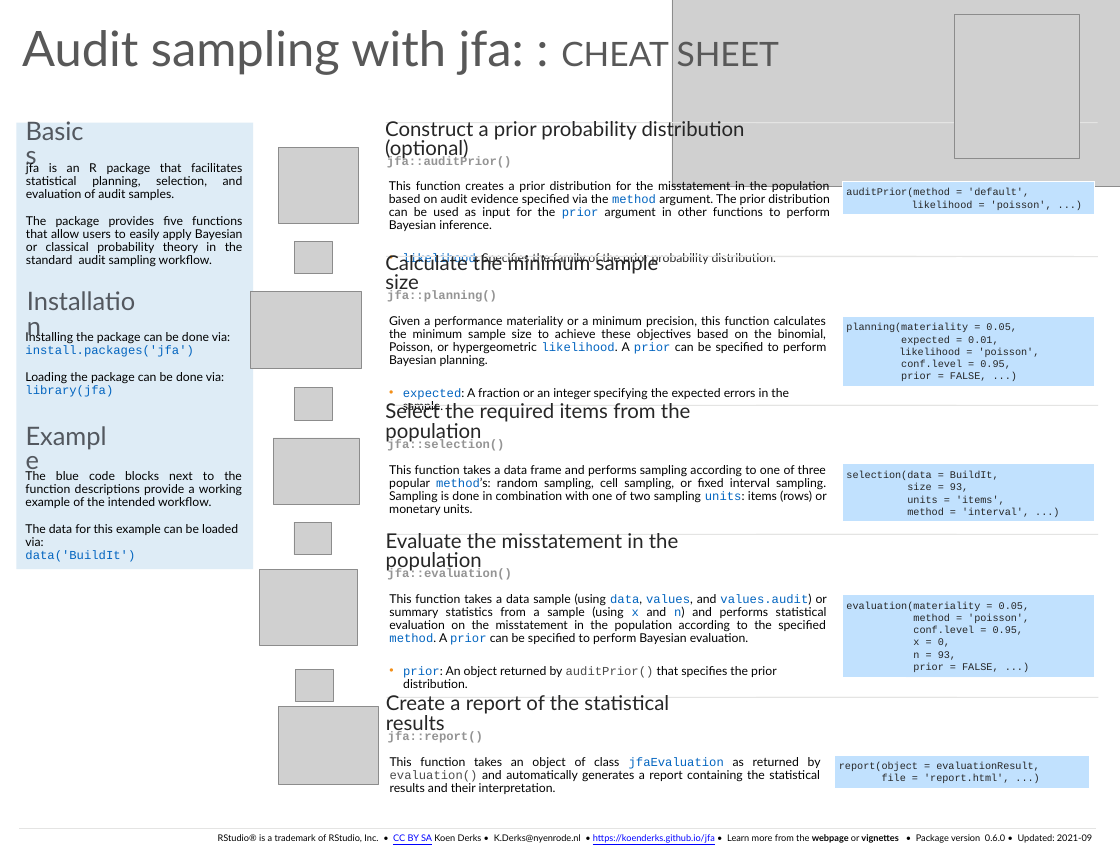
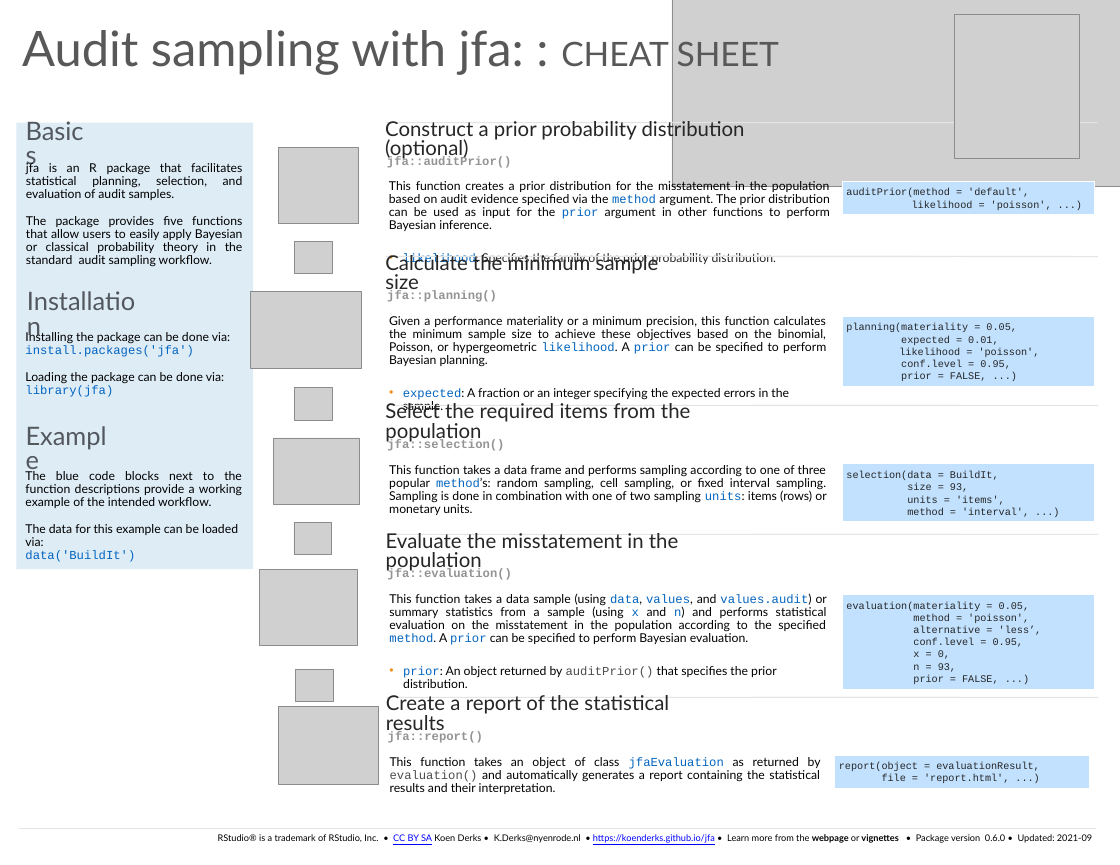
Before and after one commit to koenderks/jfa, a slide deck: slide 1 of man/figures/cheatsheet/cheatsheet.pptx. Drawn at 1120x865 pixels with LibreOffice and Linux fonts; fonts in the diff are those of the drawing; grey boxes stand for pictures. Boxes give left, top, right and bottom in pixels: in the first picture for what was removed or moved away, otherwise in the second. Text is boxed around its words. In the diff, an @@ line names an element or a change of style, - is before the commit and + after.

Commit message:
Add alternative argument in evaluation

```diff
--- a/man/figures/cheatsheet/cheatsheet.pptx
+++ b/man/figures/cheatsheet/cheatsheet.pptx
@@ rectangle "evaluation(materiality = 0.05,": place and size @@
-rectangle "evaluation(materiality = 0.05," at <box>842,594,1094,677</box>
+rectangle "evaluation(materiality = 0.05," at <box>842,594,1094,690</box>
@@ text in rectangle at <box>913,626,1042,635</box>: paragraph added @@
+alternative = 'less’,
```
Also in this commit, not shown: 12 other files.
